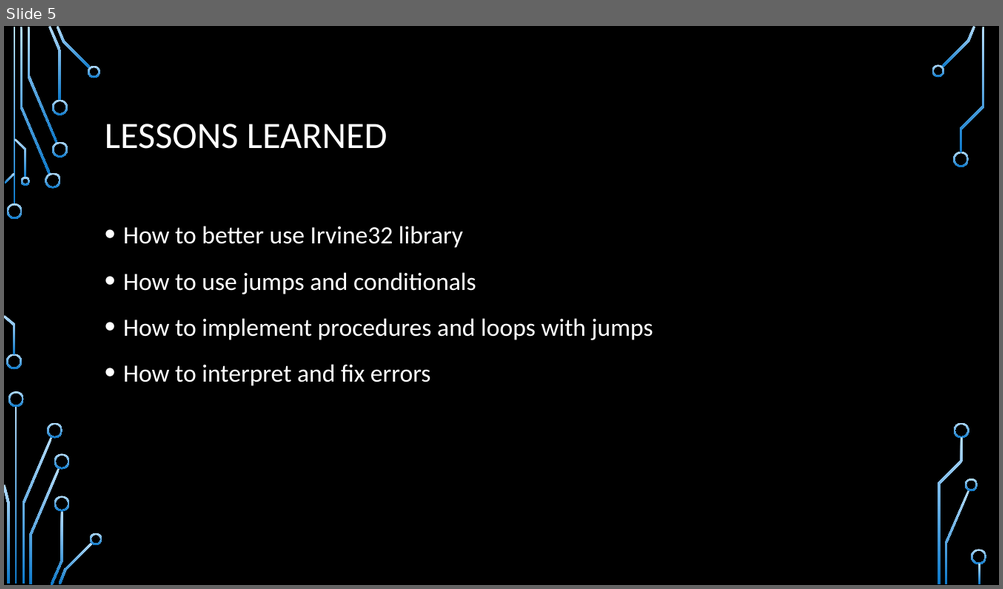
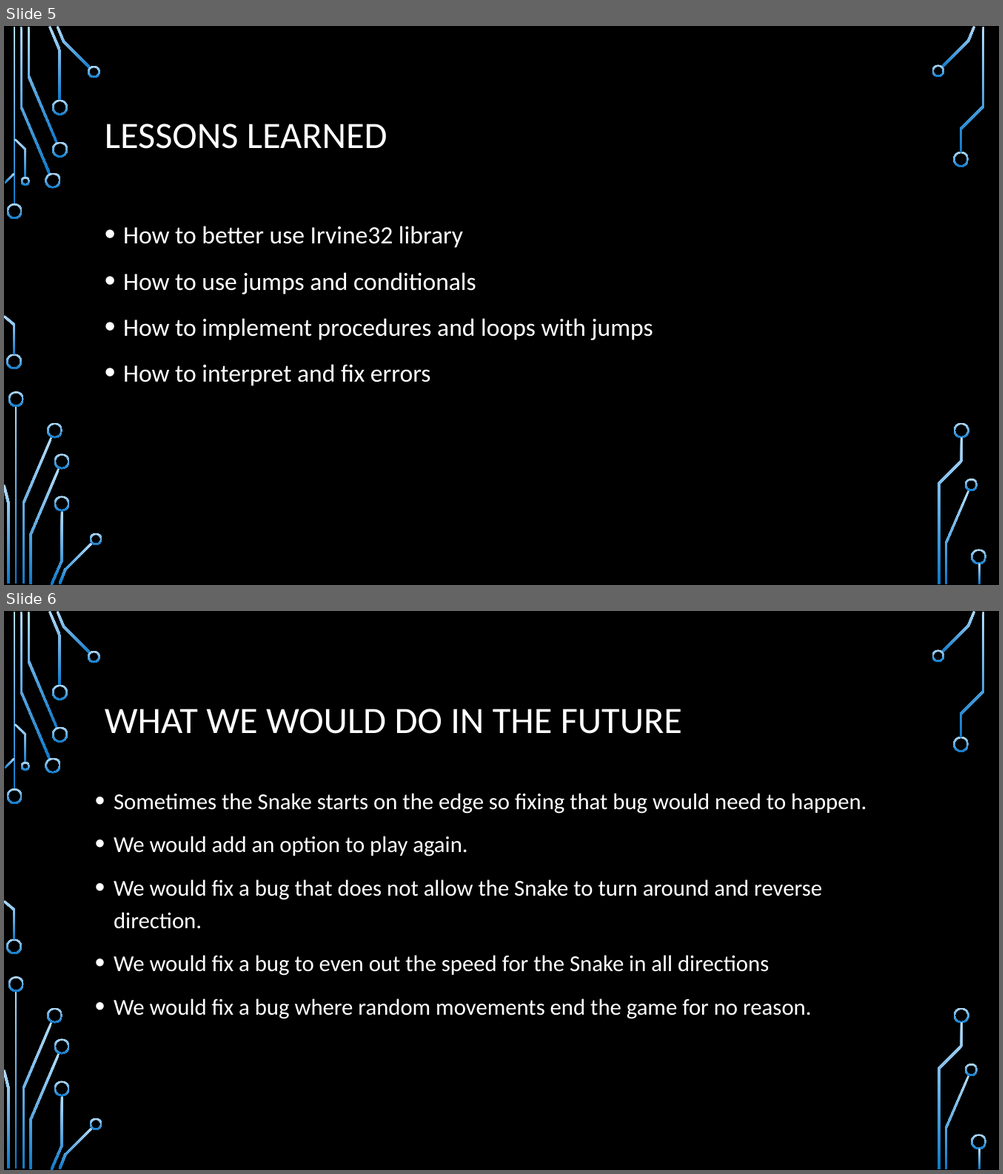
Before and after one commit to AlexBlair42/Snake-MASM, a slide deck: Final Project Presentation.pptx. Shown one above the other, each under a label of ours: slide 5 before the commit, slides 5 and 6 after it. The pictures are 1003x589 and 1003x1174 pixels, drawn with LibreOffice and Linux fonts; fonts in the diff are those of the drawing; background and template pictures are left out. Boxes give left, top, right and bottom in pixels: in the first picture for what was removed or moved away, otherwise in the second. Text is boxed around its words. In the diff, an @@ line names an element or a change of style, - is before the commit and + after.

Commit message:
Added a slide to the Power point

```diff
--- a/Final Project Presentation.pptx
+++ b/Final Project Presentation.pptx
@@ slide 6 added at <box>4,611,999,1170</box>, background picture (left out); not listed: 36 template elements that a slide beside it also shows @@
@@ title added at <box>105,709,682,734</box>, 36 pt, text #FFFFFF @@
+WHAT WE WOULD DO IN THE FUTURE
@@ text added at <box>114,793,866,1019</box>, 22 pt, text #FFFFFF @@
+• Sometimes the Snake starts on the edge so fixing that bug would need to happen.
+• We would add an option to play again.
+• We would fix a bug that does not allow the Snake to turn around and reverse direction.
+• We would fix a bug to even out the speed for the Snake in all directions
+• We would fix a bug where random movements end the game for no reason.
```
